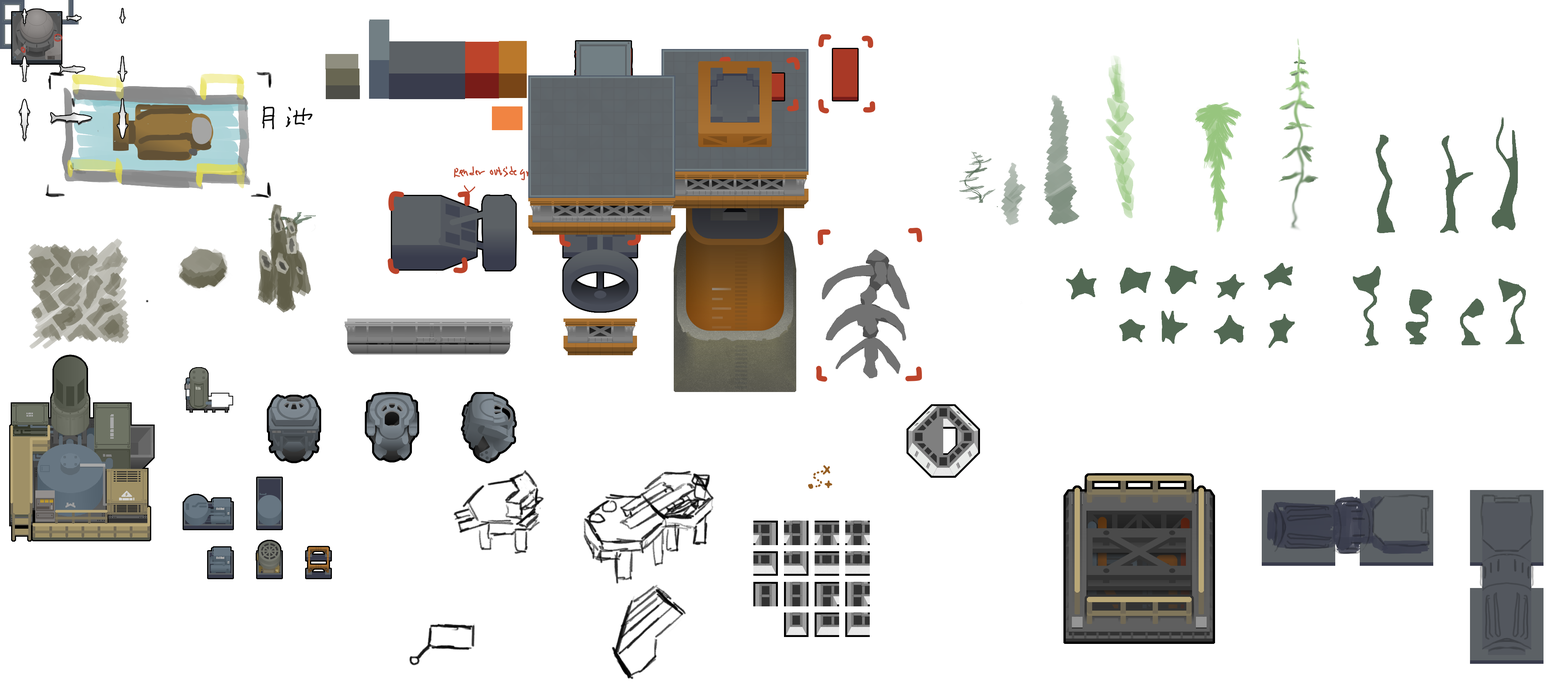
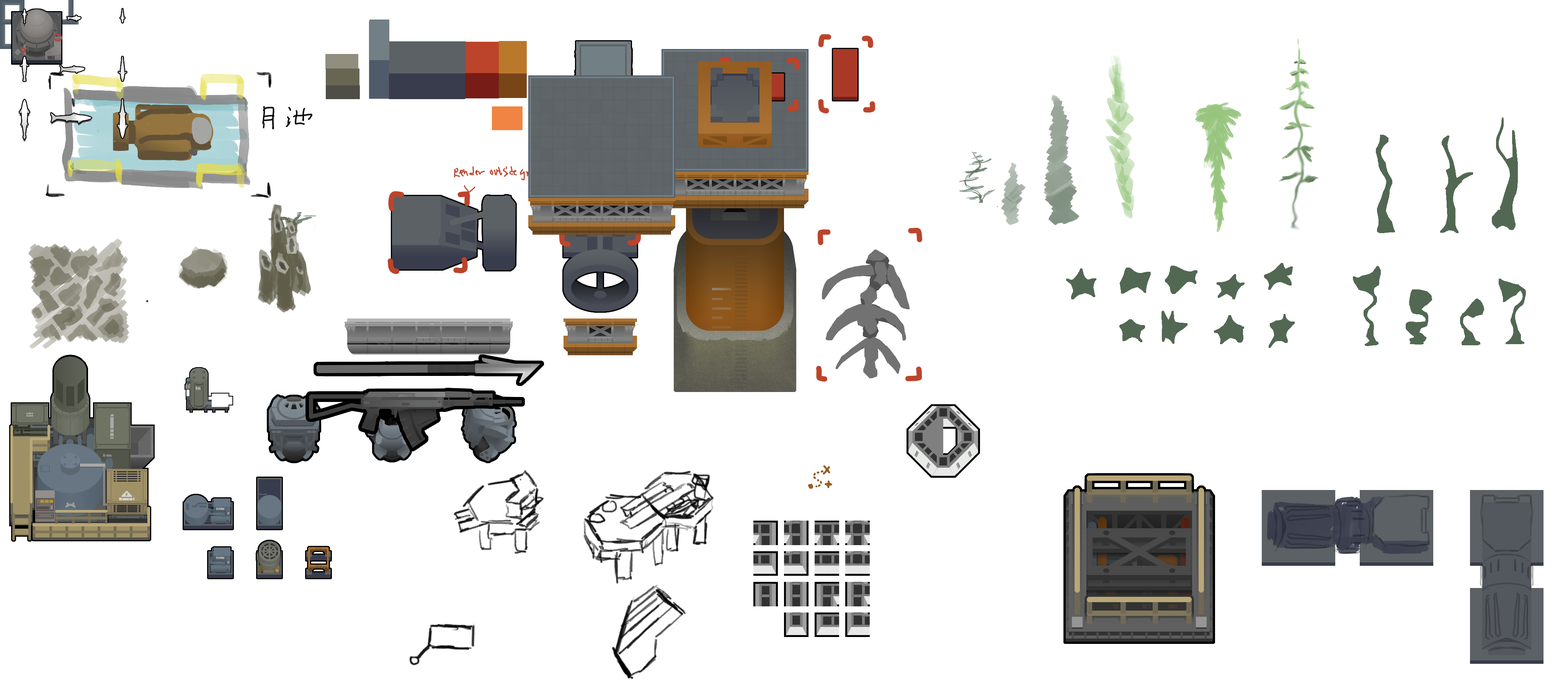
The second 1568×686 image is a revision of the first. Changes to its layers:
painted on "顏料圖層 139" over [305,354,544,452]
added group "群組 231" with 5 layers above "群組 175" over [305,354,544,441]
added group "群組 234" with 2 layers in group "群組 231" over [308,354,544,392]
added layer "顏料圖層 230" in group "群組 234" over [308,354,544,392]
added layer "顏料圖層 229" in group "群組 231" over [307,354,538,393]
added layer "顏料圖層 232" in group "群組 231" over [305,354,544,441]
showed group "群組 175" (10 layers) over [305,367,542,452]
painted on "副本自 南 mask" over [305,354,544,452]
painted on "顏料圖層 193" (2nd of 2, in "重型潛水服" › "東" › "群組 215") over [410,390,525,452]
painted on "顏料圖層 168" (1st of 2, in "重型潛水服" › "北" › "群組 190" › "群組 152" › "群組 169") over [305,354,544,452]
painted on "顏料圖層 162" over [305,390,525,452]
painted on "顏料圖層 168" (2nd of 2, in "重型潛水服" › "南" › "群組 190" › "群組 152" › "群組 169") over [305,354,544,452]
painted on "顏料圖層 155" (3rd of 3, in "重型潛水服" › "南" › "群組 190" › "群組 156") over [342,388,441,452]
painted on "顏料圖層 105" (1st of 2, in "群組 106") over [306,354,544,394]
painted on "顏料圖層 78" over [367,354,544,392]
painted on "顏料圖層 1" (8th of 10) over [305,354,544,452]
painted on "顏料圖層 2" (4th of 5) over [308,354,544,392]
painted on "副本自 顏料圖層 108" over [305,354,544,452]
painted on "顏料圖層 107" over [305,354,544,417]
painted on "顏料圖層 125" over [305,354,544,452]
painted on "顏料圖層 67" over [305,354,544,417]
painted on "副本自 Railing 已合併" (1st of 2, in "船體平台" › "Railing") over [305,354,544,435]
painted on "副本自 Railing 已合併" (2nd of 2, in "船體平台" › "Railing") over [305,354,544,435]
painted on "Railing 已合併" (2nd of 2, in "船體平台" › "Railing") over [305,354,544,435]
…and 26 more changes (1 added, 25 painted)
